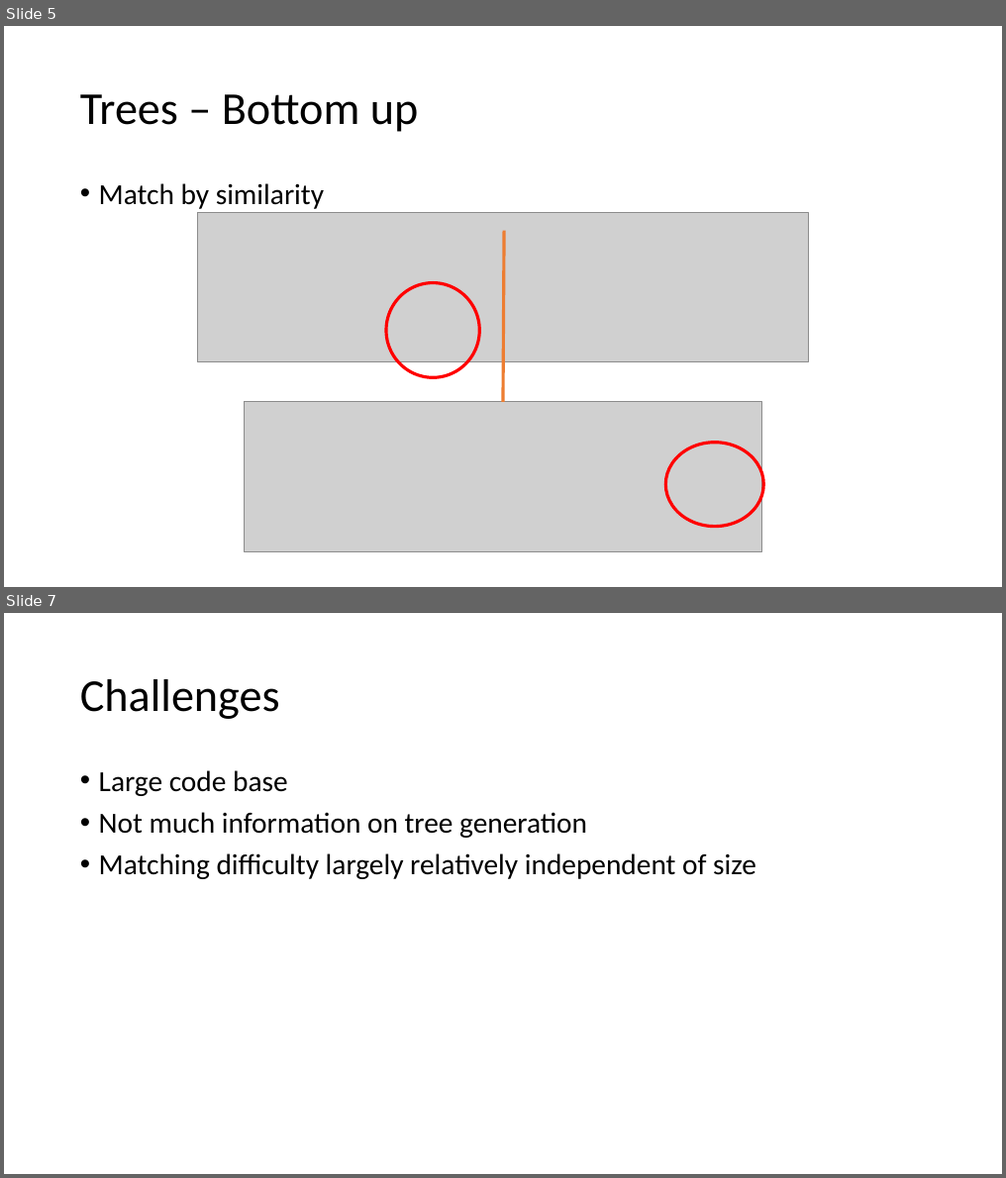
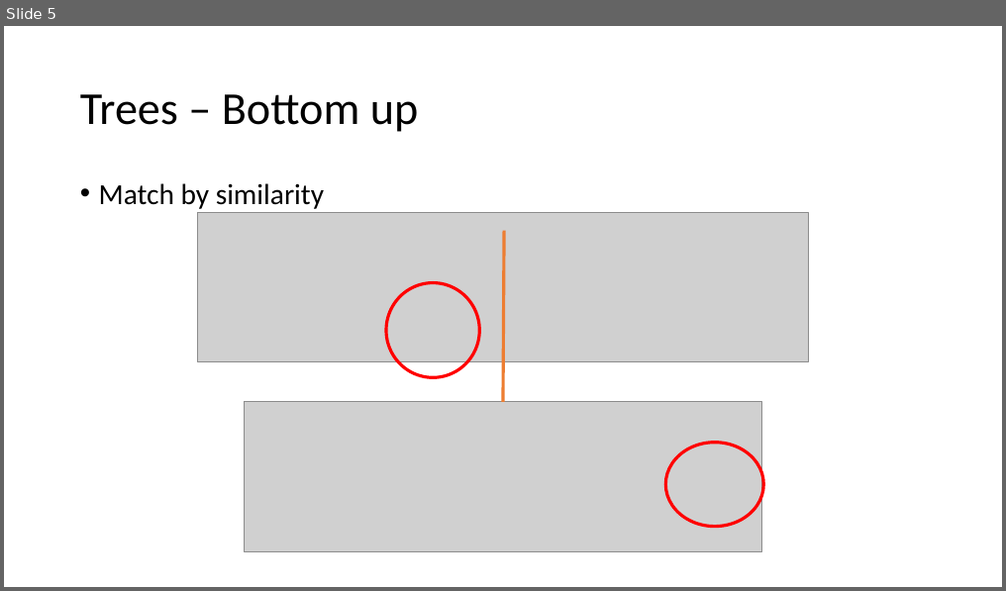
Before and after one commit to BalzGuenat/ParallelGumtree, a slide deck: final_presentation/ParallelGumtree.odp. Shown one above the other, each under a label of ours: slides 5 and 7 before the commit, slide 5 after it; the slides between them are not shown. The pictures are 1006x1178 and 1006x591 pixels, drawn with LibreOffice and Linux fonts; fonts in the diff are those of the drawing; grey boxes stand for pictures. Boxes give left, top, right and bottom in pixels: in the first picture for what was removed or moved away, otherwise in the second. Text is boxed around its words. In the diff, an @@ line names an element or a change of style, - is before the commit and + after.

```diff
--- a/final_presentation/ParallelGumtree.odp
+++ b/final_presentation/ParallelGumtree.odp
@@ slide 7 removed at (4,613,1002,1174), background #FFFFFF @@
@@ title removed at (80,679,280,719) @@
-Challenges
@@ text removed at (99,770,756,879) @@
-• Large code base
-• Not much information on tree generation
-• Matching difficulty largely relatively independent of size
```
Also in this commit, not shown: 1 slide changed, 5 slides added, 2 other slides removed, 1 other file.
